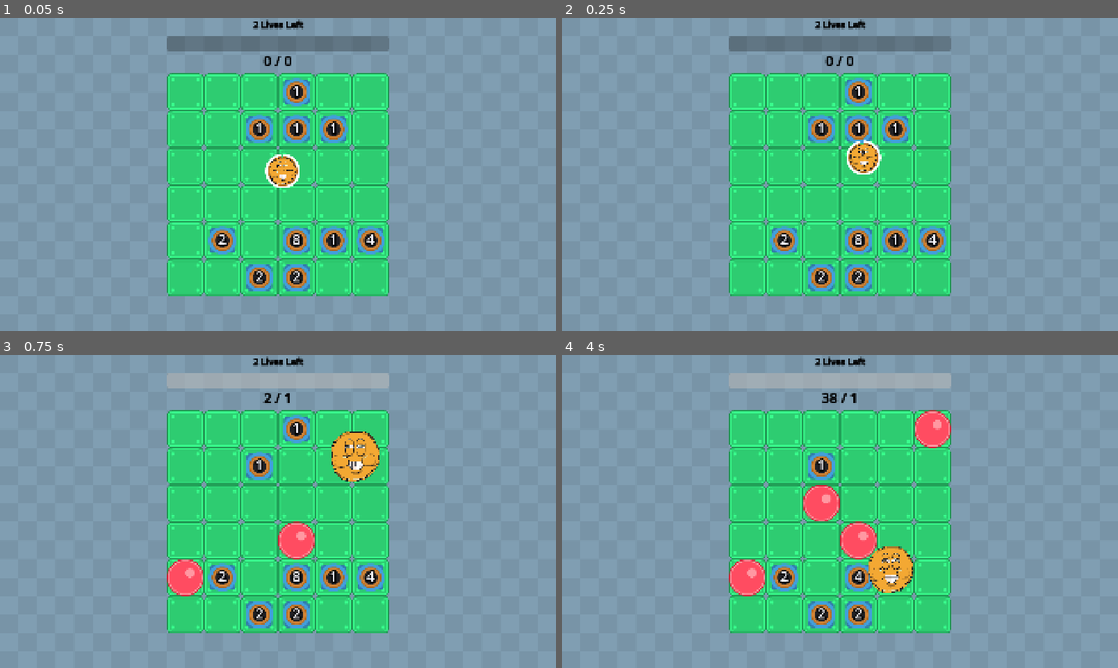
Above: before the commit, frames 1-4 (two rows, left to right).
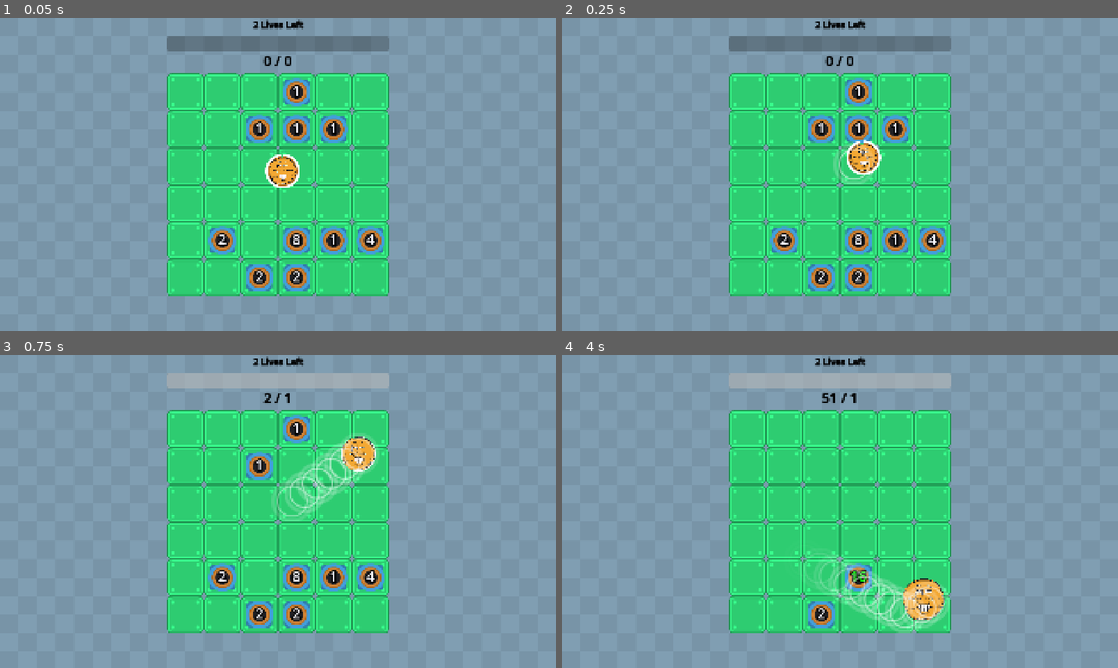
Above: after the commit, the same moments.

Repository: wanamelon/prototype_monorepo
Game: Godot game, scene res://source/bounce_main.tscn
Two runs of this game, one before a commit and one after it. Both use one fixed random seed, a clock stepped at 60 frames per second and the inputs below. Sound files missing from this copy of the repository are replaced by a short silence.
Inputs:
- Up to frame 1 (0.05 s): no input
- Up to frame 2 (0.25 s): no input
- Up to frame 3 (0.75 s): no input
- Up to frame 4 (4 s): no input

Frame 1 is identical in both runs. In frame 2, 0.3% of the frame differs, in the area x 48-57%, y 40-54%; in frame 3, 3.5%; in frame 4, 7.1%, in the area x 30-70%, y 12-89%.

Commit message:
Add slime trail ability
not atomic commit haha
---
events can refer to freed items, dangerous
we should make them pure data. use item id if need to
refer back, ex: to apply an effect to an item

introduce ItemRef for this!
---
use audio_player for speed buffer
---
item tag system, helps make ItemRef easy to use

Diff:
--- a/roller/source/bounce_main.tscn
+++ b/roller/source/bounce_main.tscn
@@ -42,14 +42,14 @@
 item_id = 2
 metadata/_custom_type_script = "uid://ckw8rr21jqg1f"
 
-[sub_resource type="Resource" id="Resource_dxtcc"]
-script = ExtResource("2_0panw")
-item_id = 4
-metadata/_custom_type_script = "uid://ckw8rr21jqg1f"
-
 [sub_resource type="Resource" id="Resource_3yruk"]
 script = ExtResource("2_0panw")
 item_id = 9
+metadata/_custom_type_script = "uid://ckw8rr21jqg1f"
+
+[sub_resource type="Resource" id="Resource_8jy2w"]
+script = ExtResource("2_0panw")
+item_id = 7
 metadata/_custom_type_script = "uid://ckw8rr21jqg1f"
 
 [sub_resource type="ShaderMaterial" id="ShaderMaterial_to078"]
@@ -58,7 +58,7 @@
 
 [node name="BounceMain" type="Node2D"]
 script = ExtResource("1_ovsfe")
-item_configs = Array[ExtResource("2_0panw")]([SubResource("R …(185 unchanged characters)… Resource_j4338"), SubResource("Resource_dxtcc"), SubResource("Resource_3yruk")])
+item_configs = Array[ExtResource("2_0panw")]([SubResource("R …(185 unchanged characters)… Resource_j4338"), SubResource("Resource_3yruk"), SubResource("Resource_8jy2w")])
 
 [node name="TextureRect" type="TextureRect" parent="."]
 material = SubResource("ShaderMaterial_to078")
--- a/roller/source/game_board.gd
+++ b/roller/source/game_board.gd
@@ -65,7 +65,8 @@
 		if item.has_method("can_place") and not item.can_place(loc, get_world_2d()):
 			continue
 		_spawn_item(item, spawn_cell)
-		break
+		return true
+	return false
 
 # TODO: Fix race condition spawning multiple in one frame!
 func _spawn_bounce_pillar(spawn_chance: float):
--- a/roller/source/item/item_system.gd
+++ b/roller/source/item/item_system.gd
@@ -35,7 +35,7 @@
 		ItemDef.ItemId.BOUNCE_OFF_EVERYTHING:
 			return BounceOffEverything.new()
 		ItemDef.ItemId.SPEED_BUFF_ON_DESTROY:
-			return SpeedBuffOnDestroy.instance()
+			return SpeedBuffOnDestroy.new()
 		ItemDef.ItemId.INCREASE_SIZE:
 			return SizeBuffOnDestroy.new()
 		ItemDef.ItemId.SPAWN_RANDOM_TILE_OBJECT:
@@ -44,6 +44,8 @@
 			return SpawnBouncePillar.new()
 		ItemDef.ItemId.MORE_DAMAGE:
 			return MoreDamage.new()
+		ItemDef.ItemId.SNAIL_TRAIL_OF_LEVEL_UP_SLIME:
+			return LeaveSlimeTrail.new()
 		ItemDef.ItemId.ROLLER:
 			var roller := Roller.instance()
 			roller.position = Vector2(1920, 1080) / 2.0
@@ -58,9 +60,9 @@
 	for item: Item in _match_state.items:
 		item.activate(_match_state)
 		events.append_array(item.flush_events())
+	_advance_status_effect_timers()
 	_apply_events(events)
 	_check_end_condition()
-	_advance_status_effect_timers()
 	_match_state.last_tick_events = events
 	_match_state.tick += 1
 
@@ -87,19 +89,37 @@
 			# TODO: respect targeting config
 			var spawn := event as SpawnEvent
 			var new_item: Item = spawn.factory.call()
-			_game_board._spawn_item_in_random_cell(new_item, spawn.spawn_chance)
-			new_item._inject(_physics_calculator, self, _audio_player)
-			_match_state.items.append(new_item)
+			var was_placed: bool = false
+			if spawn.targeting_config is AnyFreeCell:
+				was_placed = _game_board._spawn_item_in_random_cell(new_item, spawn.spawn_chance)
+			elif spawn.targeting_config is SpecificPosition:
+				new_item.position = (spawn.targeting_config as SpecificPosition).position
+				add_child(new_item)
+				was_placed = true
+			if was_placed:
+				new_item._inject(_physics_calculator, self, _audio_player)
+				_match_state.items.append(new_item)
 		elif event is DespawnEvent:
-			_match_state.items.erase(event.target)
-			event.target.queue_free()
+			var item_to_remove: Item = Utils.filter(_match_state.items, event.target.matches)[0]
+			_match_state.items.erase(item_to_remove)
+			item_to_remove.queue_free()
 		elif event is GivePointsEvent:
 			var give_points_event := event as GivePointsEvent
 			_match_state.points += give_points_event.points
 			score_changed.emit(_match_state.points)
+			_audio_player.play_gain_points(give_points_event.points)
 		elif event is AddStatusEffect:
 			var add_effect := event as AddStatusEffect
-			event.target.status_effects.append(event.effect)
+			var item_to_apply_to := _item_for_ref(add_effect.target)
+			if item_to_apply_to != null:
+				item_to_apply_to.status_effects.append(add_effect.effect)
+
+func _item_for_ref(ref: ItemRef) -> Item:
+	var matching_items = Utils.filter(_match_state.items, ref.matches)
+	if matching_items.size() == 1:
+		return matching_items[0]
+	else:
+		return null
 
 func get_score() -> int:
 	return _match_state.points
@@ -183,6 +203,7 @@
 	var _audio_player: ThrottlingAudioPlayer
 	var status_effects: Array[StatusEffect] = []
 	var _new_events: Array[ItemEvent] = []
+	var tags: Array[String] = []
 
 	func _inject(physics_calculator: StatefulPhysicsCalculator, item_root: Node2D, audio_player: ThrottlingAudioPlayer):
 		_physics_calculator = physics_calculator
@@ -243,11 +264,11 @@
 
 class AddStatusEffect extends ItemEvent:
 	var effect: StatusEffect
-	var target: Item
-
-	func _init(effect: StatusEffect, target: Item):
+	var target: ItemRef
+
+	func _init(effect: StatusEffect, target):
 		self.effect = effect
-		self.target = target
+		self.target = ItemRef.from(target)
 
 #class ItemDestroyed extends ItemEvent:
 #	var destroyer: Item
@@ -281,38 +302,77 @@
 class SpawnEvent extends ItemEvent:
 	# Later: Make this more declarative?
 	var factory: Callable
-	var targeting_config: TargetingConfig
+	var targeting_config: LocationTarget
 	var spawn_chance: float
 
-	func _init(factory: Callable, targeting_config: TargetingConfig, spawn_chance: float):
+	func _init(factory: Callable, targeting_config: LocationTarget, spawn_chance: float):
 		self.factory = factory
 		self.targeting_config = targeting_config
 		self.spawn_chance = spawn_chance
 
 class DespawnEvent extends ItemEvent:
-	var target: Item
-	var source: Item
+	var target: ItemRef
+	var source: ItemRef
 	func _init(target: Item, source: Item):
-		self.target = target
-		self.source = source
+		self.target = ItemRef.from(target)
+		self.source = ItemRef.from(source)
 
 class LevelChangeEvent extends ItemEvent:
 	var levels: int
-	var target: TargetingConfig
+	var target: ItemTarget
 	var source: Item
-	func _init(levels: int, target: TargetingConfig, source: Item):
+	func _init(levels: int, target: ItemTarget, source: Item):
 		self.levels = levels
 		self.target = target
 		self.source = source
 
+class ItemRef extends RefCounted:
+	static var NONE: ItemRef = ItemRef.new(-1, [])
+
+	var instance_id: int
+	var tags: Array[String]
+
+	func _init(instance_id: int, tags: Array[String]):
+		self.instance_id = instance_id
+		self.tags = tags
+
+	func matches(item: Item) -> bool:
+		return item.get_instance_id() == instance_id
+
+	func has_all_tags(...query_tags: Array):
+		var query_tags_in_self = Utils.filter(query_tags, func (t): return t in tags)
+		return query_tags_in_self.size() == query_tags.size()
+
+	func has_any_tags(...query_tags: Array):
+		var query_tags_in_self = Utils.filter(query_tags, func (t): return t in tags)
+		return not query_tags_in_self.is_empty()
+
+	static func from(item) -> ItemRef:
+		if item is Item:
+			return ItemRef.new(item.get_instance_id(), item.tags.duplicate())
+		elif item is ItemRef:
+			return item
+		else:
+			assert(false, "Input item %s must be Item or ItemRef!" % item)
+			return ItemRef.NONE
+
 @abstract
-class TargetingConfig extends RefCounted:
-	pass
-
-class AnyFreeCell extends TargetingConfig:
-	pass
-
-class SpecificItem extends TargetingConfig:
+class LocationTarget extends RefCounted:
+	pass
+
+class AnyFreeCell extends LocationTarget:
+	pass
+
+class SpecificPosition extends LocationTarget:
+	var position: Vector2
+	func _init(position: Vector2):
+		self.position = position
+
+@abstract
+class ItemTarget extends RefCounted:
+	pass
+
+class SpecificItem extends ItemTarget:
 	var target: Item
 	func _init(target: Item):
 		self.target = target
--- /dev/null
+++ b/roller/source/item/leave_slime_trail.gd
@@ -0,0 +1,15 @@
+class_name LeaveSlimeTrail extends ItemSystem.Item
+
+var _roller_to_last_slimed_state := {}
+
+func activate(state: MatchState):
+	for item in state.items:
+		if item is Roller:
+			var last_slimed_state = Utils.compute_if_absent(
+				_roller_to_last_slimed_state, item, func (__): return {"position": item.position, "distance_since_last_slimed": 0})
+			last_slimed_state.distance_since_last_slimed += (item.position - last_slimed_state.position).length()
+			last_slimed_state.position = item.position
+			if last_slimed_state.distance_since_last_slimed > 50:
+				# TODO: spawn in right locus
+				_add_event(ItemSystem.SpawnEvent.new(SlimeTrail.instance, ItemSystem.SpecificPosition.new(item.position), 1.0))
+				last_slimed_state.distance_since_last_slimed = 0
--- a/roller/source/item/roller.gd
+++ b/roller/source/item/roller.gd
@@ -1,24 +1,4 @@
 class_name Roller extends ItemSystem.Item
-
-"""
-To start, a bare minimum one which just does the existing functionalities
-
-[X] basic wiring item spawn
-[X] move around
-[X] Stamina system
-[X] fix progress bar gone?
-[X] signal for round end (stamina gone)
-[X] eliminate refs to old player_ball
-[X] generate bounces events
-[X] spawn the ball in a sane place
-[X] decide how to wire item destroyed event
-[X] speed buff on kill
-[X] add grow on kill
-[X] bouncing mode sprite
-[X] stamina as status effect?
-[X] spawn bounce pillar
-[ ] more damage item?
-"""
 
 const ROLLER_SCENE: PackedScene = preload("res://source/item/roller.tscn")
 
@@ -37,6 +17,7 @@
 	var roller: Roller = ROLLER_SCENE.instantiate()
 	var near_diagonal_launch_angle = 45 + (90 * Utils.RNG.randi_range(0, 4)) + Utils.RNG.randf_range(-20, 20)
 	roller._velocity = (Vector2(1, 0) * roller._speed).rotated(deg_to_rad(near_diagonal_launch_angle))
+	roller.tags = [Tag.ROLLER]
 	return roller
 
 func _ready():
@@ -90,7 +71,7 @@
 	for effect in status_effects:
 		if effect.id == ItemSystem.StatusEffectId.SIZE_BUFF:
 			size_buff_px += effect.intensity * min(1, effect.duration_sec)
-			size_buff_px = min(40, size_buff_px)
+			size_buff_px = min(25, size_buff_px)
 	var desired_collider_radius_px: float = _original_collision_shape.radius + size_buff_px
 	var current_radius_px: float = $CharacterBody2D/CollisionShape2D.shape.radius
 	var diff := desired_collider_radius_px - current_radius_px
@@ -104,5 +85,3 @@
 
 func _process(delta):
 	$TextureProgressBar.value = 100.0 * _stamina_seconds / float(_max_stamina)
-	# TODO: Wire this somehow?
-	#$BouncingModeSprite.visible = should_bounce_off_everything()
--- a/roller/source/item/size_buff_on_destroy.gd
+++ b/roller/source/item/size_buff_on_destroy.gd
@@ -1,10 +1,8 @@
 class_name SizeBuffOnDestroy extends ItemSystem.Item
 
 func activate(state: MatchState):
-	for event in state.last_tick_events:
-		if event is ItemSystem.DespawnEvent:
-			var despawn := event as ItemSystem.DespawnEvent
-			if despawn.source is Roller and Utils.RNG.randf() < 10.4:
-				_audio_player.play_add_size_buff()
-				_add_event(ItemSystem.AddStatusEffect.new(
-					ItemSystem.StatusEffect.new(ItemSystem.StatusEffectId.SIZE_BUFF, 20, 1.5), despawn.source))
+	for despawn: DespawnEvent in Utils.filter(state.last_tick_events, func(i): return i is DespawnEvent):
+		if despawn.source.has_all_tags(Tag.ROLLER) and Utils.RNG.randf() < 0.4:
+			_audio_player.play_add_size_buff()
+			_add_event(ItemSystem.AddStatusEffect.new(
+				ItemSystem.StatusEffect.new(ItemSystem.StatusEffectId.SIZE_BUFF, 10, 1.5), despawn.source))
--- /dev/null
+++ b/roller/source/item/slime_trail.gd
@@ -0,0 +1,18 @@
+class_name SlimeTrail extends ItemSystem.Item
+
+var _level_up_chance_per_second: float = 0.5
+var _duration_sec: float = 1.0
+
+static func instance() -> SlimeTrail:
+	return load("res://source/item/slime_trail.tscn").instantiate()
+
+func activate(state: MatchState):
+	if _duration_sec > 0:
+		for area in $SpecialHitbox.get_overlapping_areas():
+			var overlapped_item := ItemSystem.find_parent_item(area)
+			if overlapped_item is Crop and Utils.RNG.randf() < state.delta * _level_up_chance_per_second:
+				_add_event(ItemSystem.LevelChangeEvent.new(1, ItemSystem.SpecificItem.new(overlapped_item), self))
+		_duration_sec -= state.delta
+		$Sprite2D.modulate.a = min(0.5, _duration_sec)
+		if _duration_sec <= 0:
+			_add_event(ItemSystem.DespawnEvent.new(self, self))
--- /dev/null
+++ b/roller/source/item/slime_trail.tscn
@@ -0,0 +1,24 @@
+[gd_scene load_steps=4 format=3 uid="uid://hdtvuwvrmcik"]
+
+[ext_resource type="Script" uid="uid://bf317df78milv" path="res://source/item/slime_trail.gd" id="1_qi14d"]
+[ext_resource type="Texture2D" uid="uid://l2oi3tc3ijut" path="res://assets/rolling_ball/hole_start.png" id="2_fors1"]
+
+[sub_resource type="CircleShape2D" id="CircleShape2D_7eiht"]
+radius = 80.0
+
+[node name="SlimeTrail" type="Node2D"]
+script = ExtResource("1_qi14d")
+
+[node name="SpecialHitbox" type="Area2D" parent="."]
+
+[node name="CollisionShape2D" type="CollisionShape2D" parent="SpecialHitbox"]
+shape = SubResource("CircleShape2D_7eiht")
+
+[node name="Sprite2D" type="Sprite2D" parent="."]
+modulate = Color(1, 1, 1, 0.39215687)
+scale = Vector2(3, 3)
+texture = ExtResource("2_fors1")
+
+[node name="Timer" type="Timer" parent="."]
+wait_time = 0.1
+autostart = true
--- a/roller/source/item/spawn_bounce_pillar.gd
+++ b/roller/source/item/spawn_bounce_pillar.gd
@@ -5,11 +5,9 @@
 	var bounce_pillar_count: int = Utils.filter(state.items, func(i): return i is BouncePillar).size()
 	if bounce_pillar_count >= 4:
 		return
-	for event in state.last_tick_events:
-		if event is ItemSystem.DespawnEvent:
-			var despawn := event as ItemSystem.DespawnEvent
-			if despawn.source is Roller and Utils.RNG.randf() < 1.5:
-				if bounce_pillar_count < 4:
-					_add_event(ItemSystem.SpawnEvent.new(
-						BouncePillar.instance, ItemSystem.AnyFreeCell.new(), 1.0))
-					bounce_pillar_count += 1
+	for despawn: DespawnEvent in Utils.filter(state.last_tick_events, func(i): return i is DespawnEvent):
+		if despawn.source.has_all_tags(Tag.ROLLER) and Utils.RNG.randf() < 1.5:
+			if bounce_pillar_count < 4:
+				_add_event(ItemSystem.SpawnEvent.new(
+					BouncePillar.instance, ItemSystem.AnyFreeCell.new(), 1.0))
+				bounce_pillar_count += 1
--- a/roller/source/item/speed_buff_on_destroy.gd
+++ b/roller/source/item/speed_buff_on_destroy.gd
@@ -1,13 +1,8 @@
 class_name SpeedBuffOnDestroy extends ItemSystem.Item
 
-static func instance() -> SpeedBuffOnDestroy:
-	return load("res://source/item/speed_buff_on_destroy.tscn").instantiate()
-
 func activate(state: MatchState):
-	for event in state.last_tick_events:
-		if event is ItemSystem.DespawnEvent:
-			var despawn := event as ItemSystem.DespawnEvent
-			if despawn.source is Roller and Utils.RNG.randf() < 0.5:
-				$AddBuffAudioPlayer.play()
-				_add_event(ItemSystem.AddStatusEffect.new(
-					ItemSystem.StatusEffect.new(ItemSystem.StatusEffectId.SPEED_BUFF, 100, 2.5), despawn.source))
+	for despawn: DespawnEvent in Utils.filter(state.last_tick_events, func(i): return i is DespawnEvent):
+		if despawn.source.has_all_tags(Tag.ROLLER) and Utils.RNG.randf() < 0.5:
+			_audio_player.play_add_speed_buff()
+			_add_event(ItemSystem.AddStatusEffect.new(
+				ItemSystem.StatusEffect.new(ItemSystem.StatusEffectId.SPEED_BUFF, 100, 2.5), despawn.source))
--- a/roller/source/item/speed_buff_on_destroy.tscn
+++ /dev/null
@@ -1,16 +0,0 @@
-[gd_scene load_steps=4 format=3 uid="uid://c3bggy2q3eqoe"]
-
-[ext_resource type="Script" uid="uid://ftttm07xle7c" path="res://source/item/speed_buff_on_destroy.gd" id="1_47dxf"]
-[ext_resource type="AudioStream" uid="uid://eu8fhjq8x8oj" path="res://assets/audio/whoosh-short.ogg" id="2_26d3a"]
-
-[sub_resource type="AudioStreamRandomizer" id="AudioStreamRandomizer_jh02y"]
-random_pitch = 1.1
-random_volume_offset_db = 0.5
-streams_count = 1
-stream_0/stream = ExtResource("2_26d3a")
-
-[node name="SpeedBuffOnDestroy" type="Node2D"]
-script = ExtResource("1_47dxf")
-
-[node name="AddBuffAudioPlayer" type="AudioStreamPlayer2D" parent="."]
-stream = SubResource("AudioStreamRandomizer_jh02y")
--- /dev/null
+++ b/roller/source/item/tag.gd
@@ -0,0 +1,4 @@
+class_name Tag extends RefCounted
+
+const ROLLER = "roller"
+const CROP = "crop"
--- a/roller/source/item/throttling_audio_player.gd
+++ b/roller/source/item/throttling_audio_player.gd
@@ -5,3 +5,10 @@
 
 func play_add_size_buff():
 	$AddSizeBuff.play()
+
+func play_add_speed_buff():
+	$AddSpeedBuff.play()
+
+func play_gain_points(points: int):
+	$GainPoints.pitch_scale = 1.2 - min(0.9, 0.9 * (log(points) / log(1e6)))
+	$GainPoints.play()
--- a/roller/source/item/throttling_audio_player.tscn
+++ b/roller/source/item/throttling_audio_player.tscn
@@ -1,10 +1,29 @@
-[gd_scene load_steps=3 format=3 uid="uid://b0rfqip0qdyim"]
+[gd_scene load_steps=7 format=3 uid="uid://b0rfqip0qdyim"]
 
 [ext_resource type="Script" uid="uid://xvjoe2x4yw5k" path="res://source/item/throttling_audio_player.gd" id="1_by30w"]
 [ext_resource type="AudioStream" uid="uid://dqqfhtkp0rm3" path="res://assets/audio/bubble-pop-406640.ogg" id="2_by30w"]
+[ext_resource type="AudioStream" uid="uid://dqqyk4o7rd7bu" path="res://assets/audio/retro-coin-4-236671.mp3" id="3_hlvhs"]
+[ext_resource type="AudioStream" uid="uid://eu8fhjq8x8oj" path="res://assets/audio/whoosh-short.ogg" id="4_1v4ny"]
+
+[sub_resource type="AudioStreamRandomizer" id="AudioStreamRandomizer_1v4ny"]
+random_pitch = 1.02
+streams_count = 1
+stream_0/stream = ExtResource("3_hlvhs")
+
+[sub_resource type="AudioStreamRandomizer" id="AudioStreamRandomizer_y0uju"]
+random_pitch = 1.1
+random_volume_offset_db = 0.5
+streams_count = 1
+stream_0/stream = ExtResource("4_1v4ny")
 
 [node name="ThrottlingAudioPlayer" type="Node2D"]
 script = ExtResource("1_by30w")
 
 [node name="AddSizeBuff" type="AudioStreamPlayer2D" parent="."]
 stream = ExtResource("2_by30w")
+
+[node name="GainPoints" type="AudioStreamPlayer2D" parent="."]
+stream = SubResource("AudioStreamRandomizer_1v4ny")
+
+[node name="AddSpeedBuff" type="AudioStreamPlayer2D" parent="."]
+stream = SubResource("AudioStreamRandomizer_y0uju")
Not shown, added: roller/source/item/leave_slime_trail.gd.uid
Not shown, added: roller/source/item/slime_trail.gd.uid
Not shown, added: roller/source/item/tag.gd.uid
Not shown, changed: roller/dev_notes.md
